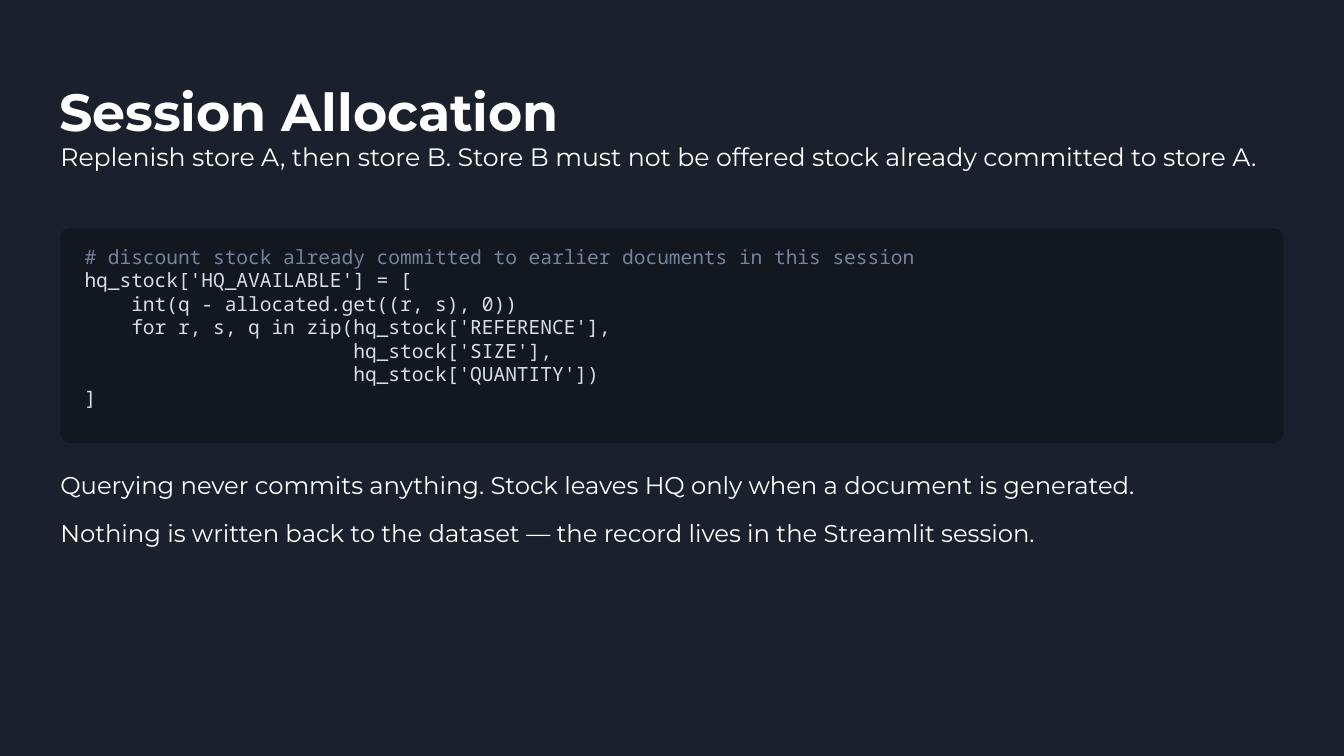
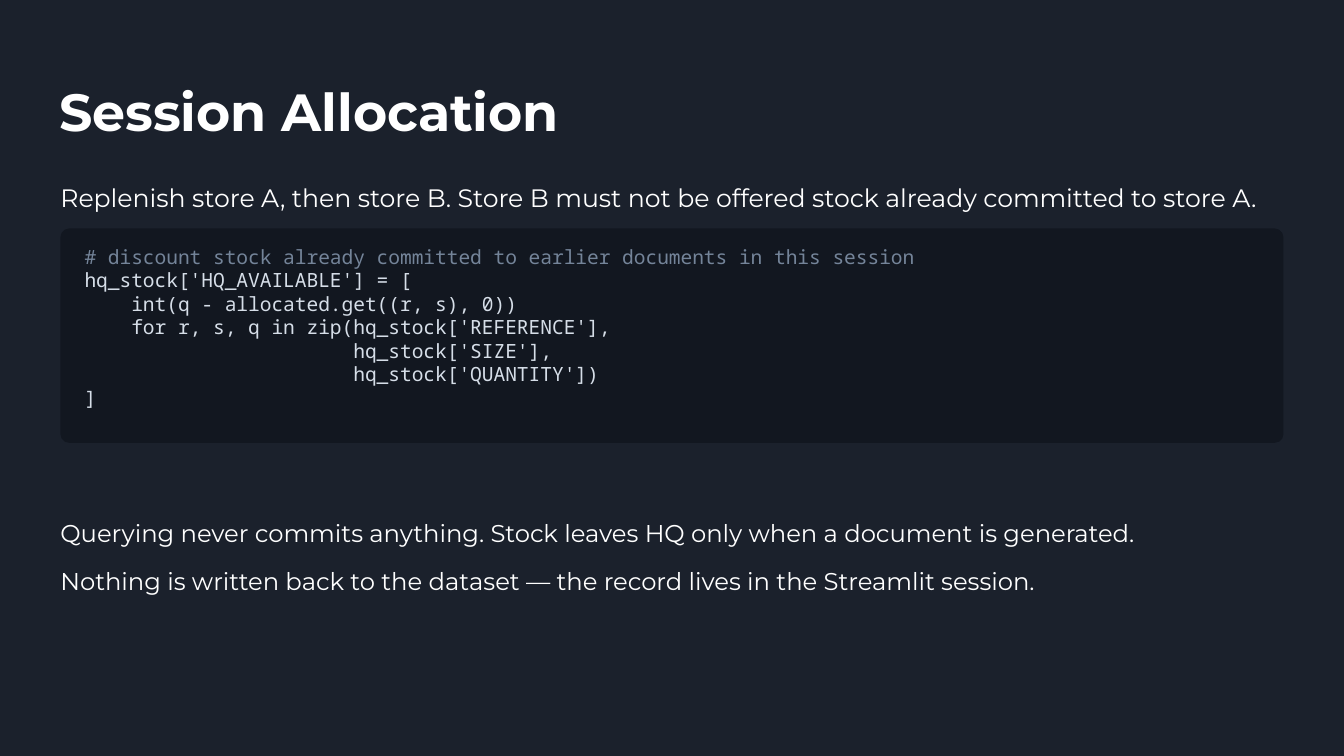
Before and after one commit to nelsonp55/stock-replenishment-assistant, a slide deck: slide 14 of presentation/presentation.pptx (slide 12 before the commit). Drawn at 1344x756 pixels with LibreOffice and Linux fonts; fonts in the diff are those of the drawing. Boxes give left, top, right and bottom in pixels: in the first picture for what was removed or moved away, otherwise in the second. Text is boxed around its words. In the diff, an @@ line names an element or a change of style, - is before the commit and + after.

```diff
--- a/presentation/presentation.pptx
+++ b/presentation/presentation.pptx
@@ text "Replenish store A, then store ...": place and size @@
-text "Replenish store A, then store ..." at [60, 147, 1256, 171]
+text "Replenish store A, then store ..." at [60, 188, 1256, 212]
@@ text "Querying never commits anything. Stock ...": place and size @@
-text "Querying never commits anything. Stock ..." at [60, 476, 1134, 547]
+text "Querying never commits anything. Stock ..." at [60, 524, 1134, 595]
```
Also in this commit, not shown: 7 other slides changed, 5 slides added, 3 slides removed, 5 other files.
